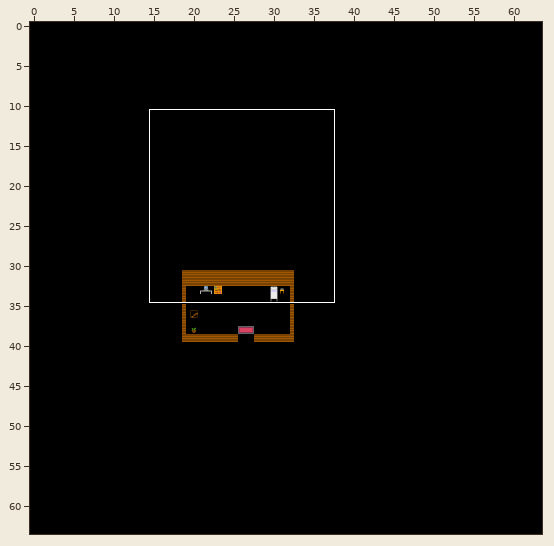
Tiled map -- Content/cabin.tmx. Above: a wide view before the commit, with the close-up outlined.
Close-up. First the earlier version:
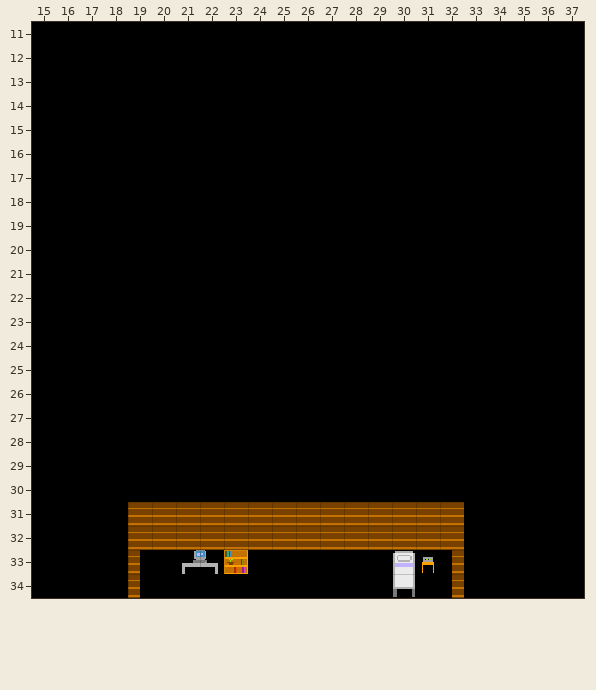
Cells are 16x16 px. Shown: x 15..37, y 11..34.
Now the later version:
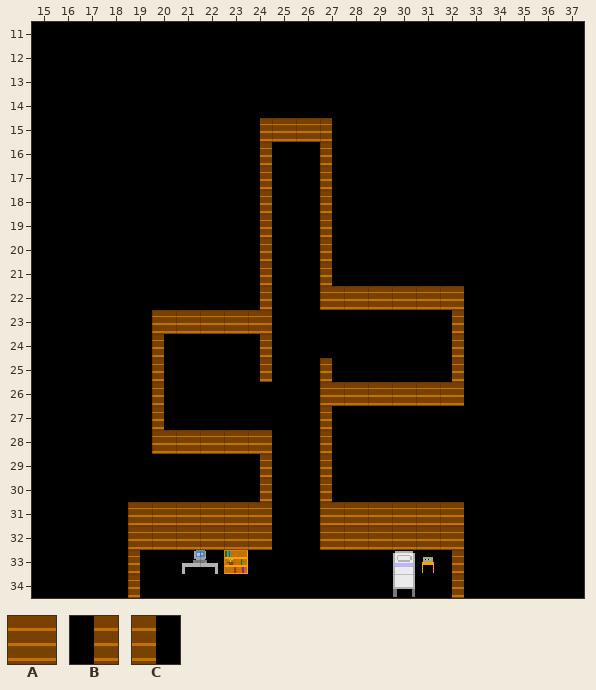
Key: from "tileset": A 4, B 6, C 7.
_ is an empty cell, . an unchanged one.
Change:
--- layer "collision"
@@ x 20..32 @@
-15 ....____.....
-16 ...._.._.....
-17 ...._.._.....
-18 ...._.._.....
-19 ...._.._.....
-20 ...._.._.....
-21 ...._.._.....
-22 ...._..______
-23 _____......._
-24 _..._......._
-25 _..._.._...._
-26 _......______
-27 _......_.....
-28 _____.._.....
-29 ...._.._.....
-30 ...._.._.....
-31 .....AA......
-32 .....AA......
+15 ....BAAC.....
+16 ....B..C.....
+17 ....B..C.....
+18 ....B..C.....
+19 ....B..C.....
+20 ....B..C.....
+21 ....B..C.....
+22 ....B..AAAAAA
+23 AAAAA.......B
+24 C...B.......B
+25 C...B..C....B
+26 C......AAAAAA
+27 C......C.....
+28 AAAAA..C.....
+29 ....B..C.....
+30 ....B..C.....
+31 .....__......
+32 .....__......
Changed places in both close-ups, as pixel boxes (x1, y1, x2, y2):
changed: (152, 118, 464, 550)
